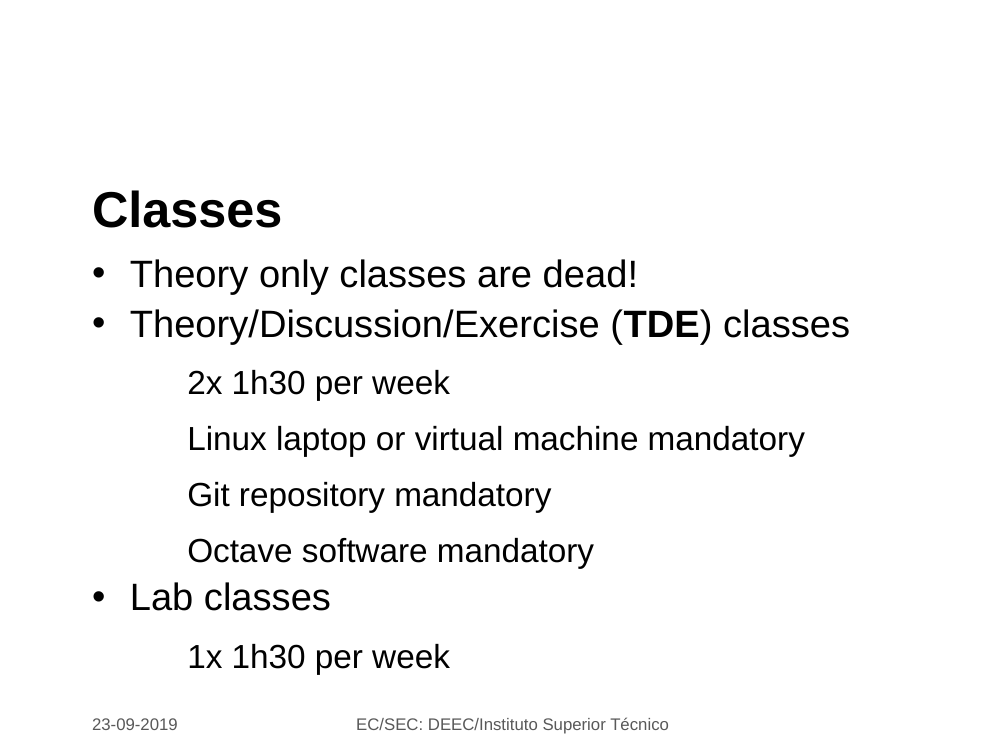
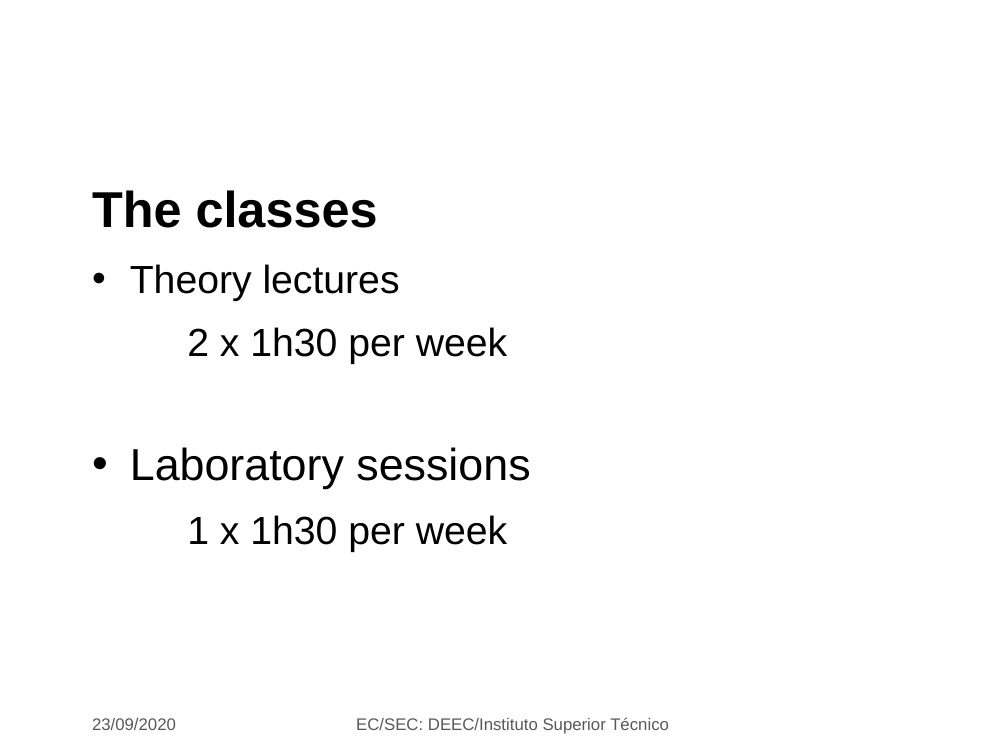
Before and after one commit to jjts/ist-sec, a slide deck: slide 4 of lectures/l1_intro/l1.odp. Drawn at 1008x756 pixels with LibreOffice and Linux fonts; fonts in the diff are those of the drawing; background and template pictures are left out. Boxes give left, top, right and bottom in pixels: in the first picture for what was removed or moved away, otherwise in the second. Text is boxed around its words. In the diff, an @@ line names an element or a change of style, - is before the commit and + after.

```diff
--- a/lectures/l1_intro/l1.odp
+++ b/lectures/l1_intro/l1.odp
@@ title at (92, 190, 378, 228): text changed @@
-Classes
+The classes
@@ text at (130, 264, 530, 552): text changed; size 23.8 to 28 pt @@
-• Theory only classes are dead!
-• Theory/Discussion/Exercise (TDE) classes
-  − 2x 1h30 per week
-  − Linux laptop or virtual machine mandatory
-  − Git repository mandatory
-  − Octave software mandatory
-• Lab classes
-  − 1x 1h30 per week
+• Theory lectures
+  − 2 x 1h30 per week
+• Laboratory sessions
+  − 1 x 1h30 per week
@@ text at (92, 718, 176, 730): text changed @@
-23-09-2019
+23/09/2020
```
Also in this commit, not shown: 9 other slides changed, 10 slides added, 2 slides removed, 10 other files.
